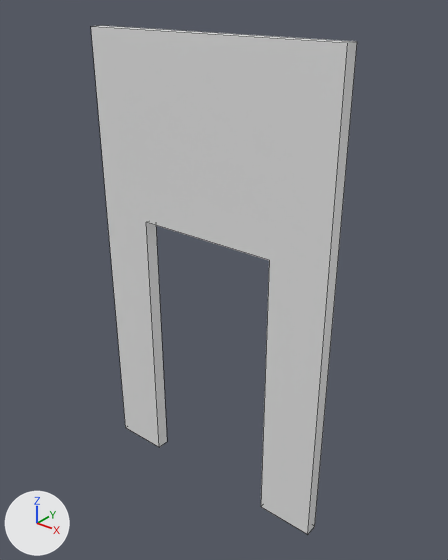
The FBX model Assets/StaticMeshes/Hanna/SM_EmergencyWall.fbx: old version first, new version second.
Camera for both pictures: a 50 mm lens placed at (1.63, -3.11, 3.8), pointed at (-0.93, 0.09, 1.81). Every picture has the same lights, and +X, +Y and +Z are marked at lower left. Mesh edges are drawn as thin lines. Where no turn or scale is listed for an object, it has been applied to the vertices.

Objects in the first picture: 'EmergencyDoorWall'.
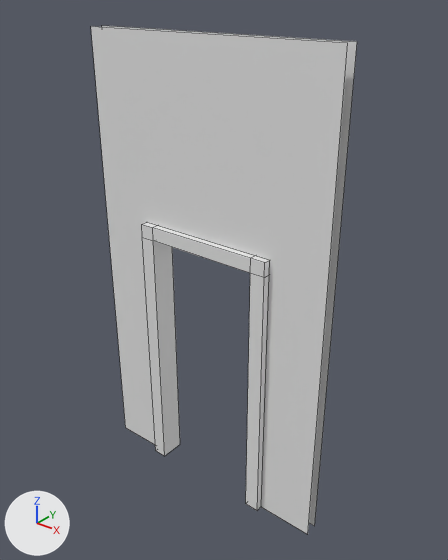
Boxes [x1, y1, x2, y2] around the edits, measured in the pictures (448 x 560 px):
'EmergencyDoorWall', reshaped
    before: [91, 25, 357, 534]
    after: [91, 26, 357, 534]
part 1 of me_cube_004, added
    after: [142, 222, 269, 510]
part 2 of me_cube_004, deleted
    before: [95, 25, 357, 534]

The change in detail:
me_cube_004 is used by ob_emergencydoorwall; location (0.0, 0.0, 0.0).
Verts and faces of me_cube_004; kept vertices keep their numbers, new ones are numbered from 16.
Before the commit, vertices of me_cube_004: 0 (-2.0, -0.05, 0.0) at pixel (125, 427), 1 (-2.0, -0.05, 3.5) at pixel (90, 26), 2 (-2.0, 0.05, 0.0), 3 (-2.0, 0.05, 3.5) at pixel (101, 25), 4 (0.0, -0.05, 0.0) at pixel (307, 534).
Before the commit, vertices of me_cube_004: 5 (0.0, -0.05, 3.5) at pixel (347, 42), 6 (0.0, 0.05, 0.0) at pixel (314, 526), 7 (0.0, 0.05, 3.5) at pixel (357, 41), 8 (-1.56, 0.05, 2.16), 9 (-1.56, 0.05, 0.0) at pixel (167, 441).
Before the commit, vertices of me_cube_004: 10 (-0.44, 0.05, 2.16), 11 (-0.44, 0.05, 0.0), 12 (-0.44, -0.05, 2.16) at pixel (269, 260), 13 (-1.56, -0.05, 0.0) at pixel (159, 447), 14 (-1.56, -0.05, 2.16) at pixel (146, 222).
Before the commit, vertices of me_cube_004: 15 (-0.44, -0.05, 0.0) at pixel (260, 506).
me_cube_004 had 16 vertices, 8 faces and spanned x -2.0..0.0, y -0.05..0.05, z 0.0..3.5.
me_cube_004 now has 40 vertices, 22 faces and spans x -2.0..0.0, y -0.1..0.1, z 0.0..3.5.
me_cube_004 part 1: a new loose piece of 24 vertices spanning x -1.56..-0.44, y -0.1..0.1, z 0.0..2.16.
Part 2, on me_cube_004:
Faces deleted: (0, 1, 3, 2), (4, 6, 7, 5), (1, 5, 7, 3), (8, 10, 12, 14), (8, 14, 13, 9), (10, 11, 15, 12).
